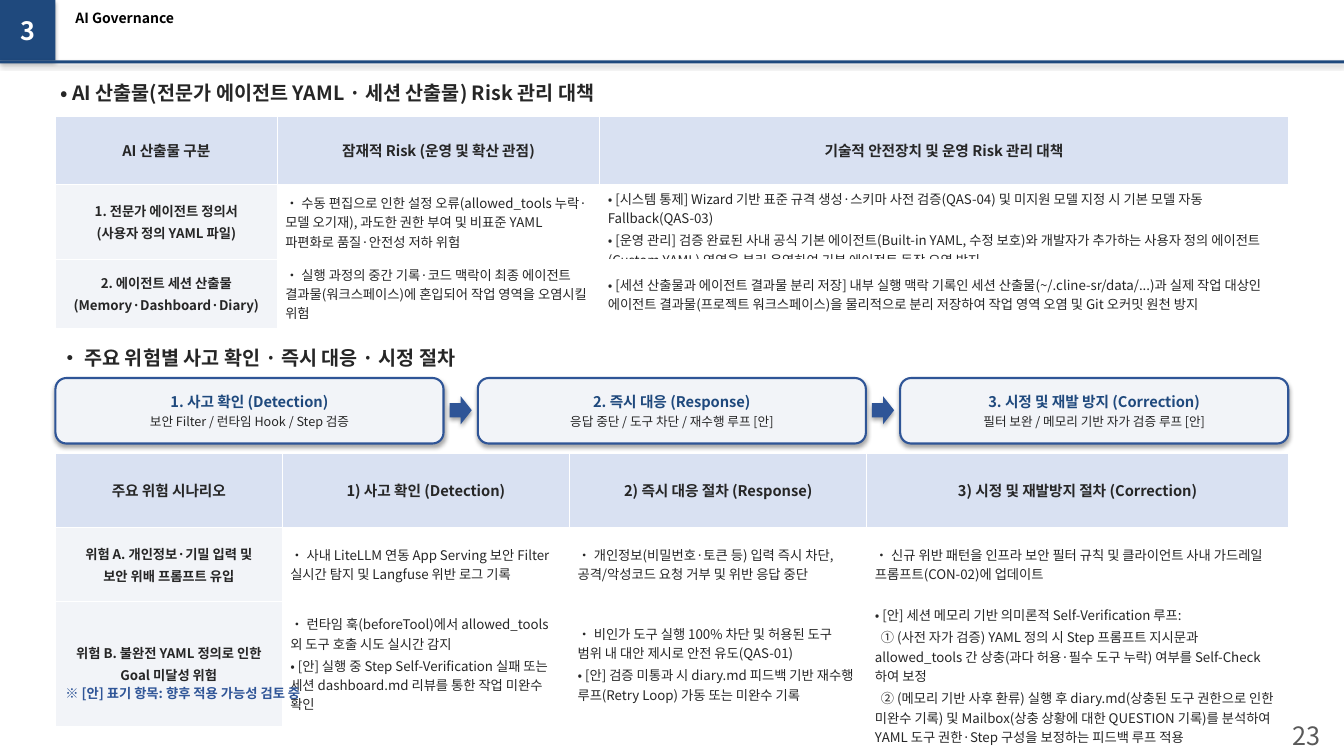
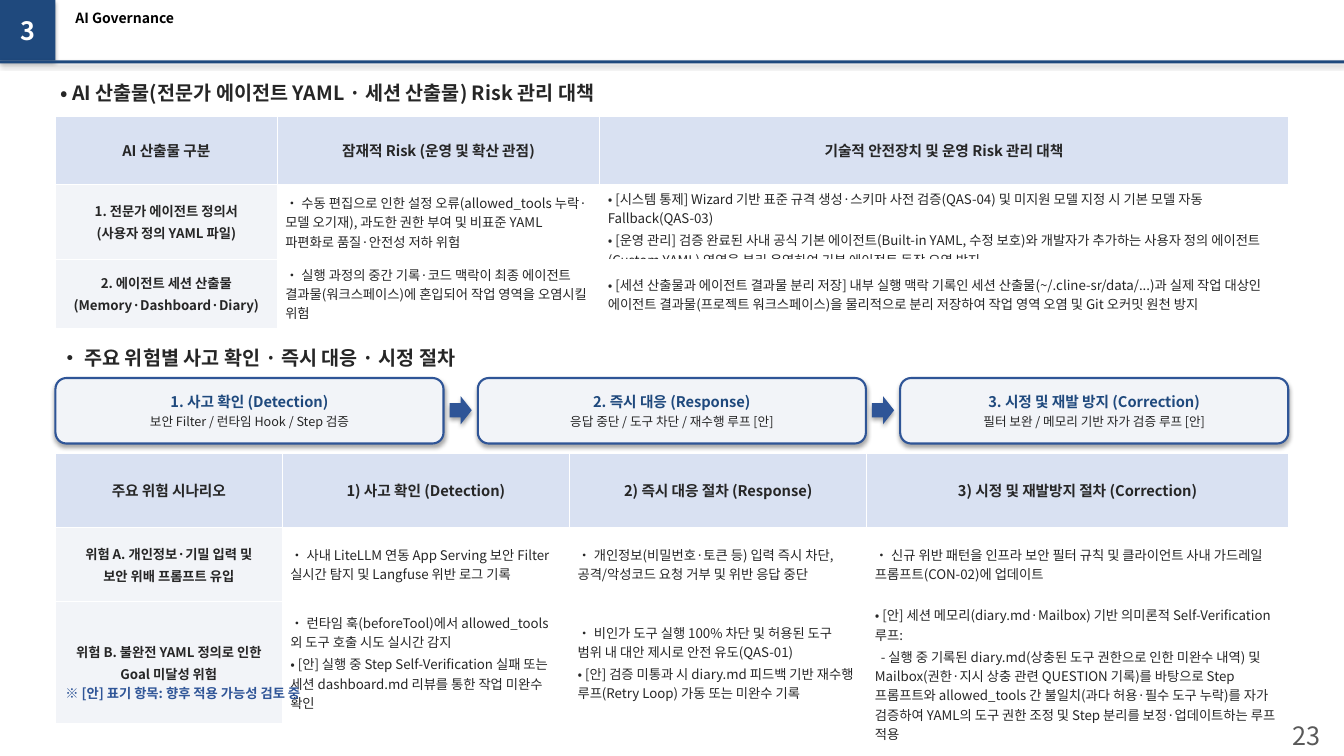
Before and after one commit to misjin05/playground, a slide deck: slide 2 of AIS/Reports/Slide22_23_Update.pptx. Drawn at 1344x756 pixels with LibreOffice and Linux fonts; fonts in the diff are those of the drawing. Boxes give left, top, right and bottom in pixels: in the first picture for what was removed or moved away, otherwise in the second. Text is boxed around its words. In the diff, an @@ line names an element or a change of style, - is before the commit and + after.

Commit message:
Condense Risk B Correction into a single impactful memory-based Self-Verification loop

```diff
--- a/AIS/Reports/Slide22_23_Update.pptx
+++ b/AIS/Reports/Slide22_23_Update.pptx
@@ table at <box>55,454,1289,744</box> @@
-row 3, column 4: • [안] 세션 메모리 기반 의미론적 Self-Verification 루프: / ① (사전 자가 검증) YAML 정의 시 Step 프롬프트 지시문과 allowed_tools 간 상충(과다 허용·필수 도구 누락) 여부를 Self-Check하여 보정 / ② (메모리 기반 사후 환류) 실행 후 diary.md(상충된 도구 권한으로 인한 미완수 기록) 및 Mailbox(상충 상황에 대한 QUESTION 기록)를 분석하여 YAML 도구 권한·Step 구성을 보정하는 피드백 루프 적용
+row 3, column 4: • [안] 세션 메모리(diary.md·Mailbox) 기반 의미론적 Self-Verification 루프: / - 실행 중 기록된 diary.md(상충된 도구 권한으로 인한 미완수 내역) 및 Mailbox(권한·지시 상충 관련 QUESTION 기록)를 바탕으로 Step 프롬프트와 allowed_tools 간 불일치(과다 허용·필수 도구 누락)를 자가 검증하여 YAML의 도구 권한 조정 및 Step 분리를 보정·업데이트하는 루프 적용
```
Also in this commit, not shown: 1 other file.
